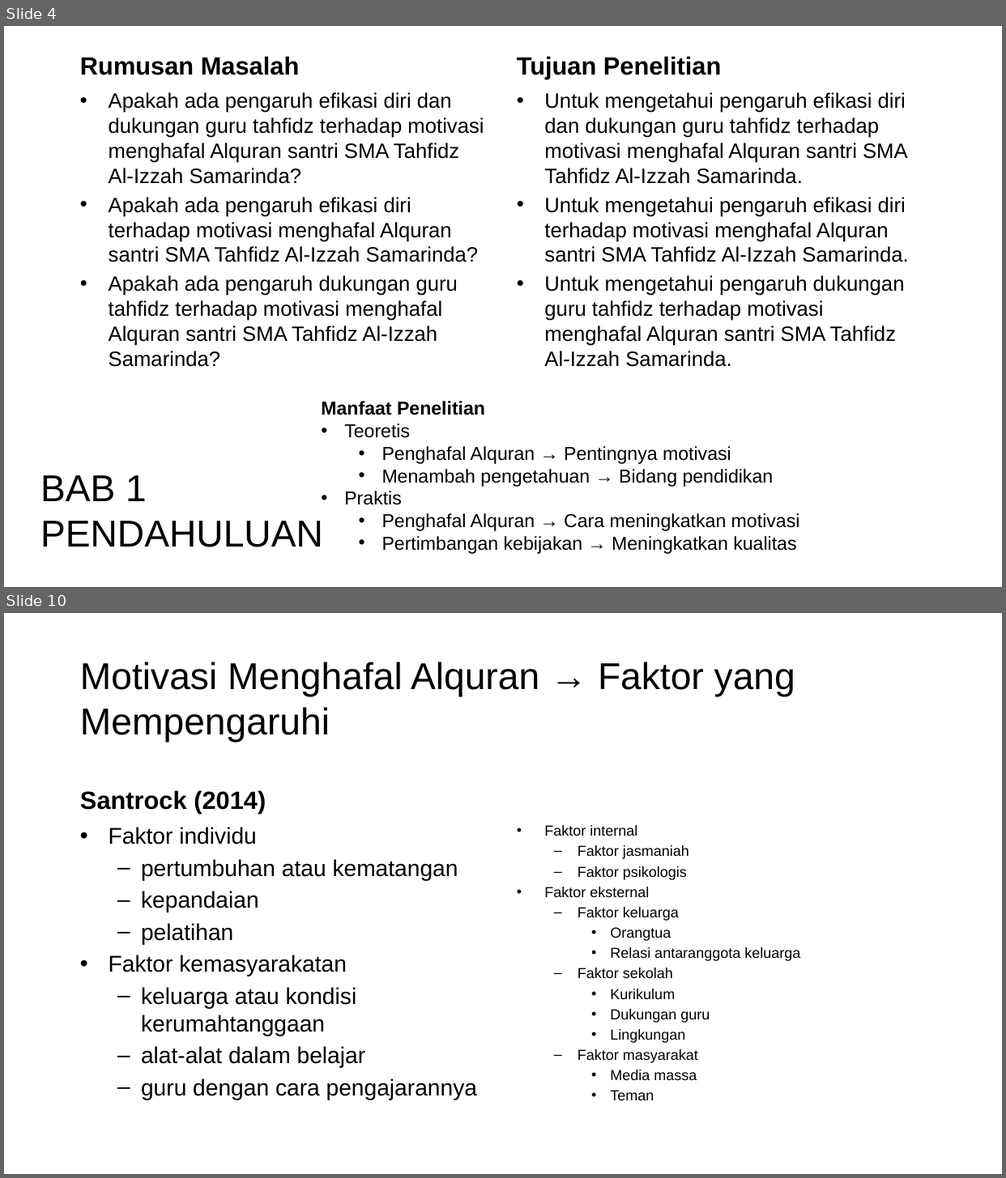
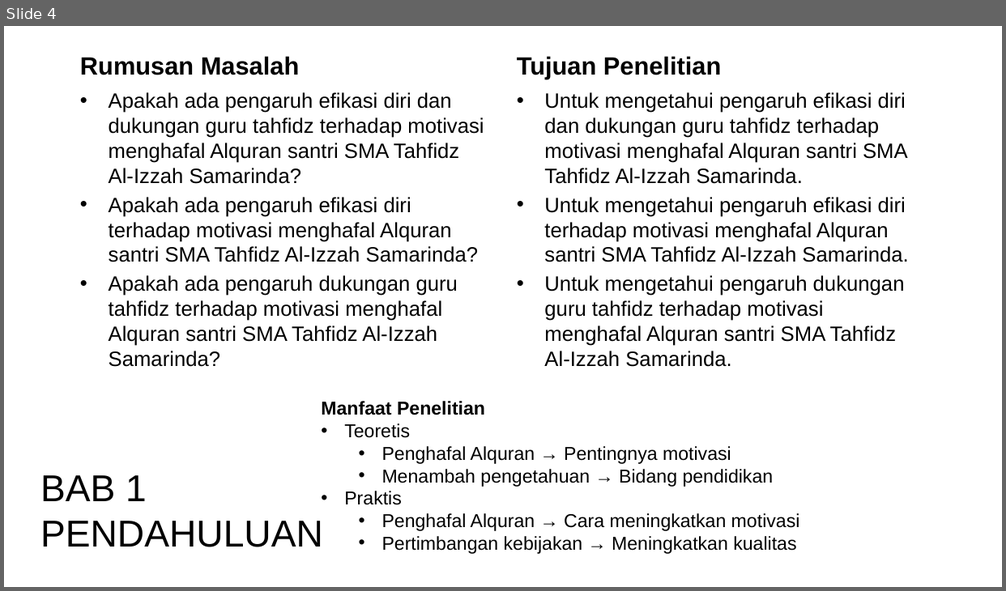
Before and after one commit to mzaini30/skripsi, a slide deck: seminar proposal.pptx. Shown one above the other, each under a label of ours: slides 4 and 10 before the commit, slide 4 after it; the slides between them are not shown. The pictures are 1006x1178 and 1006x591 pixels, drawn with LibreOffice and Linux fonts; fonts in the diff are those of the drawing; background and template pictures are left out. Boxes give left, top, right and bottom in pixels: in the first picture for what was removed or moved away, otherwise in the second. Text is boxed around its words. In the diff, an @@ line names an element or a change of style, - is before the commit and + after.

Commit message:
oke

```diff
--- a/seminar proposal.pptx
+++ b/seminar proposal.pptx
@@ slide 10 removed at (4, 613, 1002, 1174), background picture (left out) @@
@@ title removed at (80, 662, 795, 742) @@
-Motivasi Menghafal Alquran → Faktor yang Mempengaruhi
@@ text removed at (80, 790, 266, 814) @@
-Santrock (2014)
@@ text removed at (108, 827, 477, 1101) @@
-• Faktor individu
-  – pertumbuhan atau kematangan
-  – kepandaian
-  – pelatihan
-• Faktor kemasyarakatan
-  – keluarga atau kondisi kerumahtanggaan
-  – alat-alat dalam belajar
-  – guru dengan cara pengajarannya
@@ text removed at (544, 825, 800, 1101) @@
-• Faktor internal
-  – Faktor jasmaniah
-  – Faktor psikologis
-• Faktor eksternal
-  – Faktor keluarga
-    • Orangtua
-    • Relasi antaranggota keluarga
-  – Faktor sekolah
-    • Kurikulum
-    • Dukungan guru
-    • Lingkungan
-  – Faktor masyarakat
-    • Media massa
-    • Teman
```
Also in this commit, not shown: 2 slides changed, 1 slide added, 16 other slides removed.
